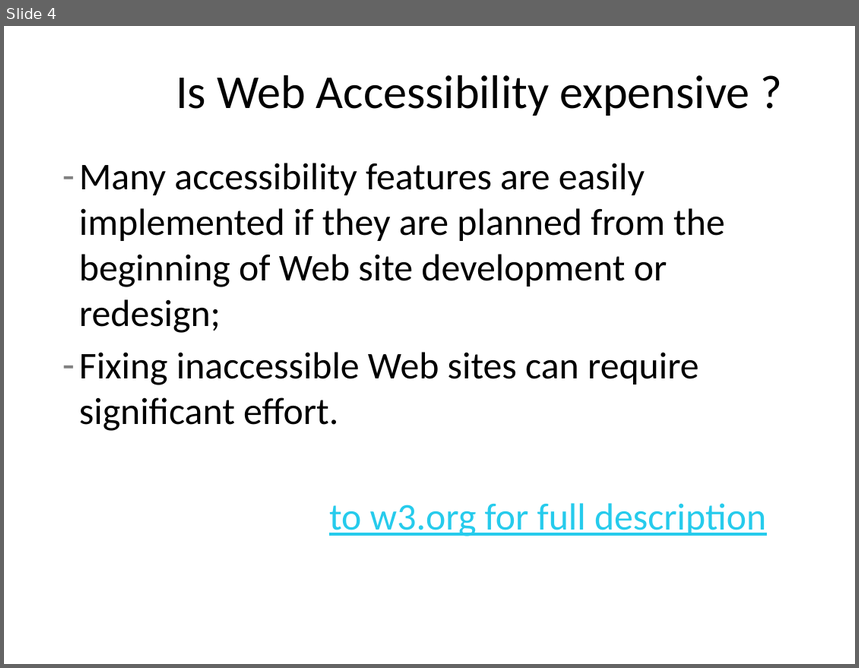
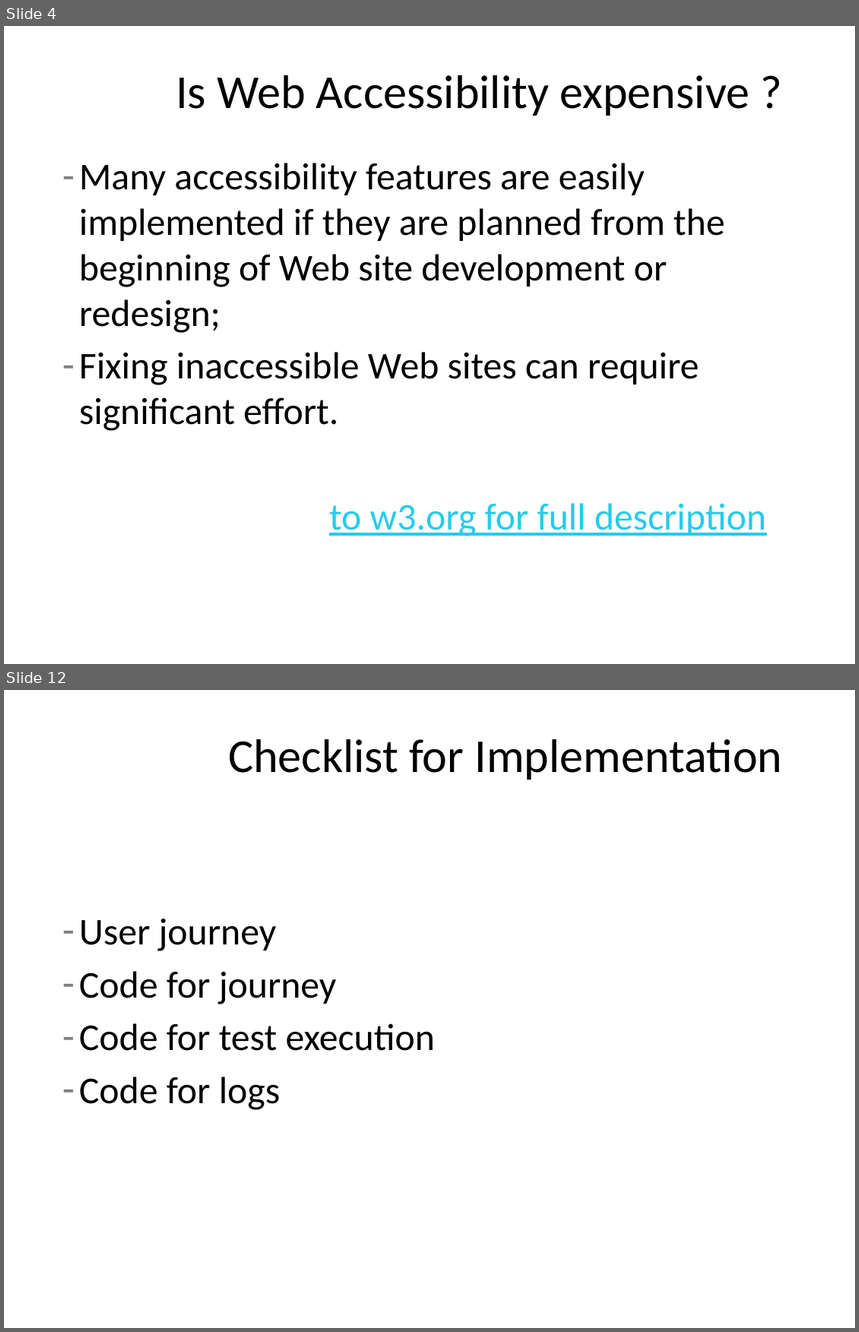
Before and after one commit to kristapsmelderis/tapost-2015-accessibility, a slide deck: tapost-2015-accessibility.pptx. Shown one above the other, each under a label of ours: slide 4 before the commit, slides 4 and 12 after it; the slides between them are not shown. The pictures are 859x668 and 859x1332 pixels, drawn with LibreOffice and Linux fonts; fonts in the diff are those of the drawing; background and template pictures are left out. Boxes give left, top, right and bottom in pixels: in the first picture for what was removed or moved away, otherwise in the second. Text is boxed around its words. In the diff, an @@ line names an element or a change of style, - is before the commit and + after.

Commit message:
finalise example test project, finalise presentation

```diff
--- a/tapost-2015-accessibility.pptx
+++ b/tapost-2015-accessibility.pptx
@@ slide 12 added at (4, 690, 855, 1328), background #FFFFFF @@
@@ title added at (228, 739, 782, 780), 40 pt, text #000000 @@
+Checklist for Implementation
@@ text added at (79, 918, 435, 1110), 32 pt, text #000000 @@
+– User journey
+– Code for journey
+– Code for test execution
+– Code for logs
```
Also in this commit, not shown: 8 slides changed, 6 other slides added, 11 other files.
